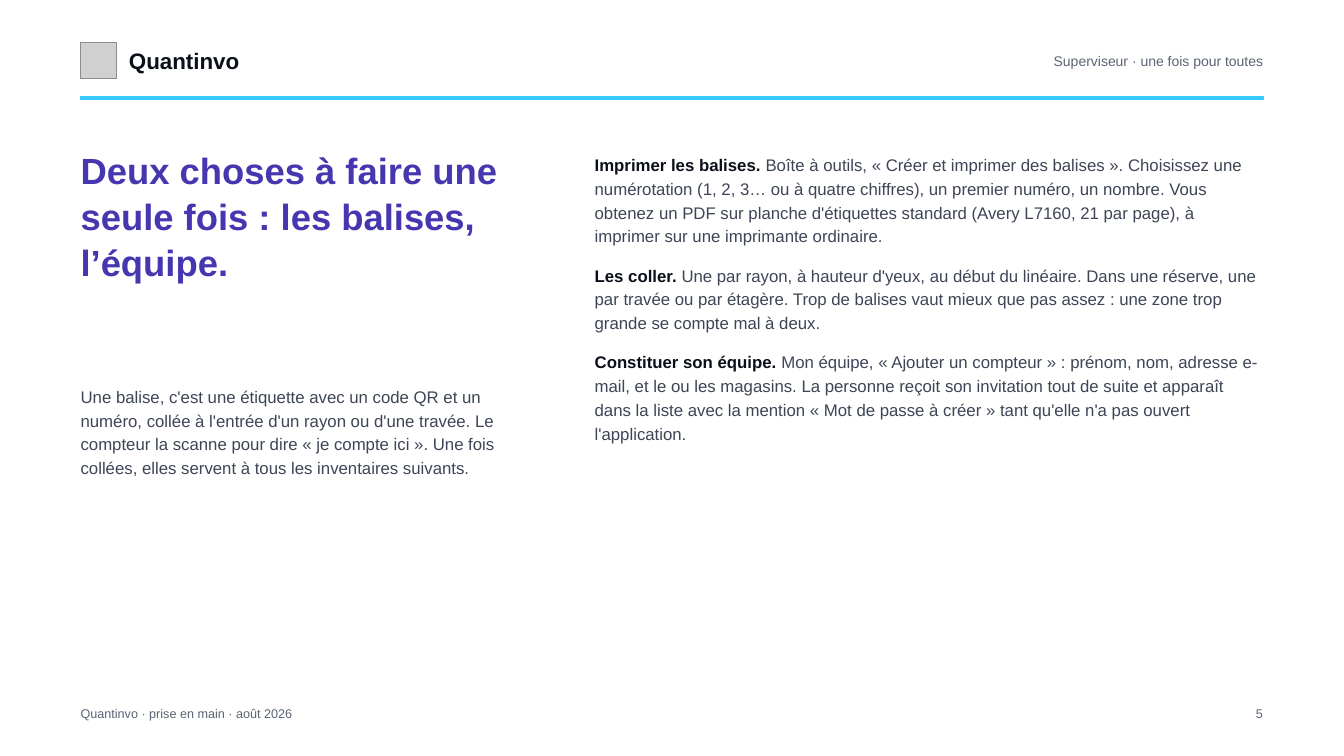
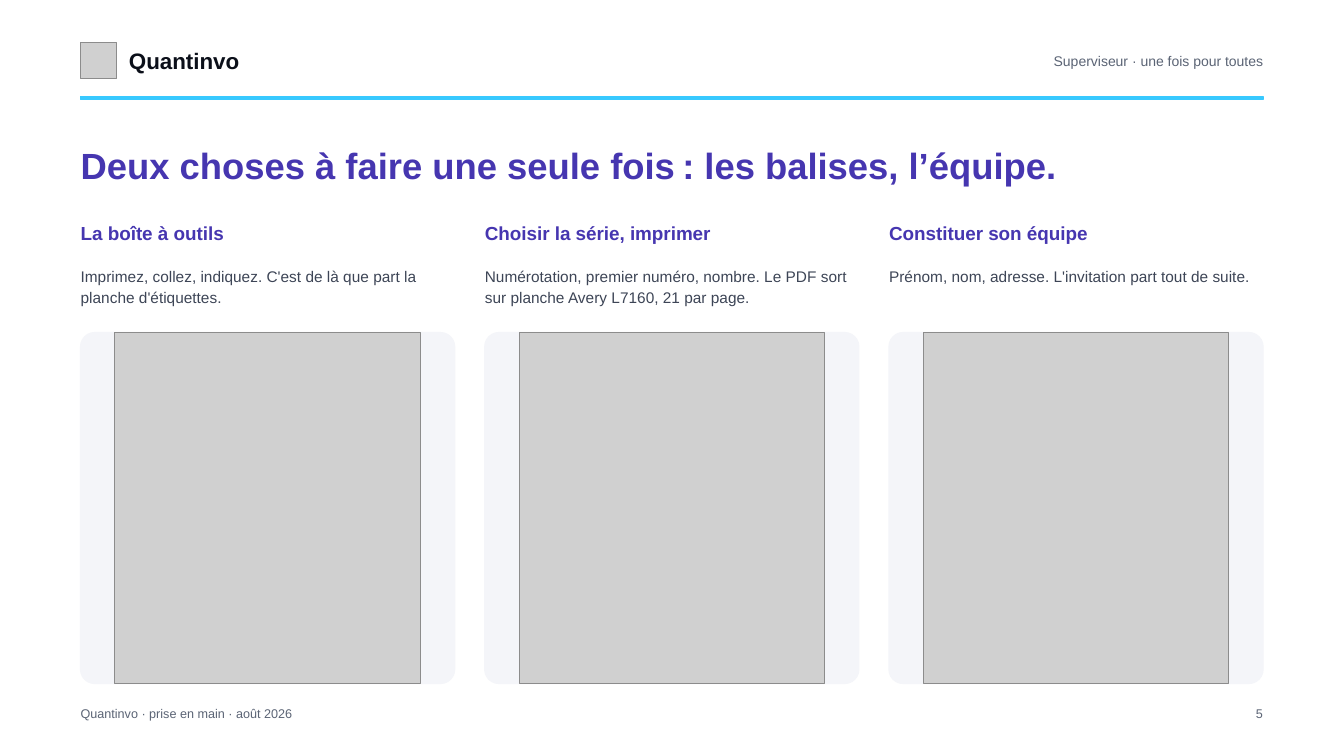
Before and after one commit to devkaylab/Inventaire, a slide deck: slide 5 of docs/entreprise/deck/Quantinvo-prise-en-main.pptx. Drawn at 1344x756 pixels with LibreOffice and Linux fonts; fonts in the diff are those of the drawing; grey boxes stand for pictures. Boxes give left, top, right and bottom in pixels: in the first picture for what was removed or moved away, otherwise in the second. Text is boxed around its words. In the diff, an @@ line names an element or a change of style, - is before the commit and + after.

```diff
--- a/docs/entreprise/deck/Quantinvo-prise-en-main.pptx
+++ b/docs/entreprise/deck/Quantinvo-prise-en-main.pptx
@@ text "Deux choses à faire une ..." rewrapped from box(81, 157, 497, 283) to box(81, 152, 1057, 187) @@
@@ text removed at box(595, 158, 1258, 444) @@
-Imprimer les balises. Boîte à outils, « Créer et imprimer des balises ». Choisissez une numérotation (1, 2, 3… ou à quatre chiffres), un premier numéro, un nombre. Vous obtenez un PDF sur planche d'étiquettes standard (Avery L7160, 21 par page), à imprimer sur une imprimante ordinaire.
-Les coller. Une par rayon, à hauteur d'yeux, au début du linéaire. Dans une réserve, une par travée ou par étagère. Trop de balises vaut mieux que pas assez : une zone trop grande se compte mal à deux.
-Constituer son équipe. Mon équipe, « Ajouter un compteur » : prénom, nom, adresse e-mail, et le ou les magasins. La personne reçoit son invitation tout de suite et apparaît dans la liste avec la mention « Mot de passe à créer » tant qu'elle n'a pas ouvert l'application.
@@ text added at box(81, 226, 224, 240), 13.5 pt, text #4636B0, bold @@
+La boîte à outils
@@ text added at box(485, 226, 711, 244), 13.5 pt, text #4636B0, bold @@
+Choisir la série, imprimer
@@ text added at box(889, 226, 1088, 244), 13.5 pt, text #4636B0, bold @@
+Constituer son équipe
@@ text added at box(81, 270, 416, 306), 11 pt, text #3D4556 @@
+Imprimez, collez, indiquez. C'est de là que part la planche d'étiquettes.
@@ text added at box(485, 270, 847, 306), 11 pt, text #3D4556 @@
+Numérotation, premier numéro, nombre. Le PDF sort sur planche Avery L7160, 21 par page.
@@ text added at box(889, 270, 1250, 285), 11 pt, text #3D4556 @@
+Prénom, nom, adresse. L'invitation part tout de suite.
@@ rounded rectangle added at box(81, 333, 455, 684), fill #F4F5F9, outline #F4F5F9 1 pt @@
@@ picture added at box(115, 333, 420, 684) @@
@@ rounded rectangle added at box(485, 333, 859, 684), fill #F4F5F9, outline #F4F5F9 1 pt @@
@@ picture added at box(519, 333, 825, 684) @@
@@ rounded rectangle added at box(889, 333, 1263, 684), fill #F4F5F9, outline #F4F5F9 1 pt @@
@@ picture added at box(924, 333, 1229, 684) @@
@@ text removed at box(81, 390, 494, 476) @@
-Une balise, c'est une étiquette avec un code QR et un numéro, collée à l'entrée d'un rayon ou d'une travée. Le compteur la scanne pour dire « je compte ici ». Une fois collées, elles servent à tous les inventaires suivants.
```
Also in this commit, not shown: 12 other slides changed, 6 slides added, 2 slides removed, 30 other files.
